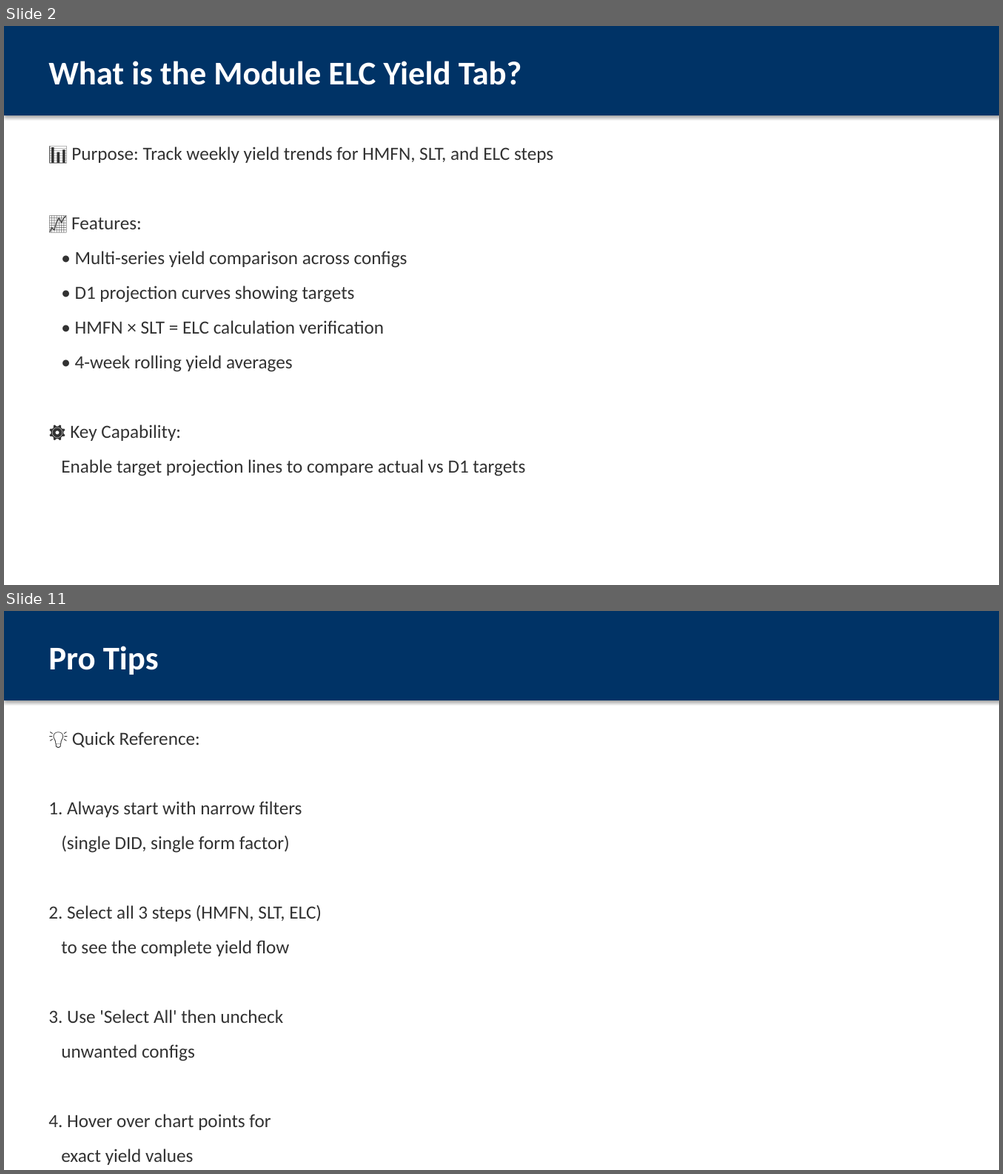
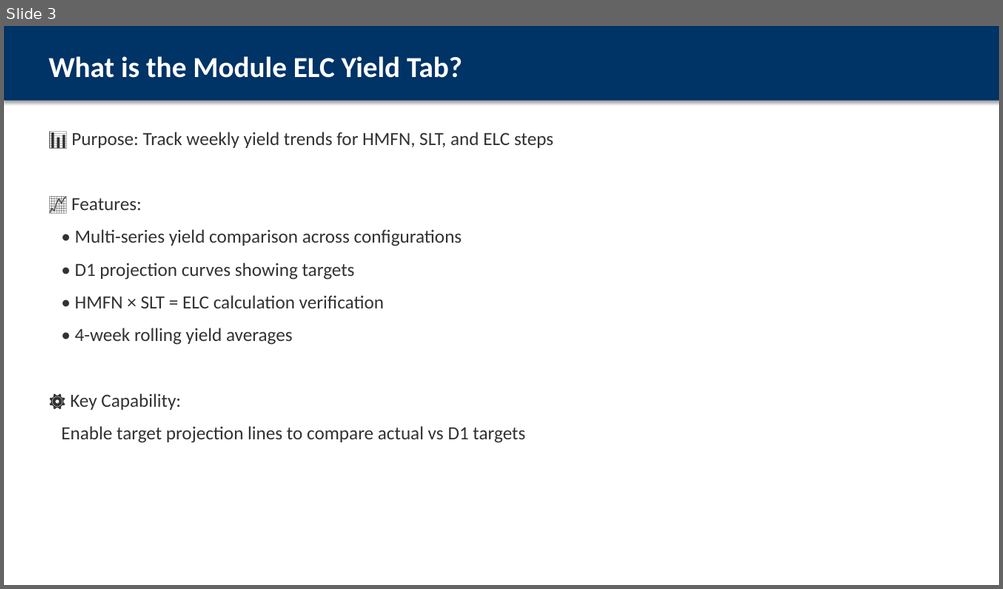
Before and after one commit to ASEGARAN/MODULE_YIELD_DASHBOARD, a slide deck: Module_ELC_Yield_User_Guide.pptx. Shown one above the other, each under a label of ours: slides 2 and 11 before the commit, slide 3 after it; the slides between them are not shown. The pictures are 1003x1174 and 1003x589 pixels, drawn with LibreOffice and Linux fonts; fonts in the diff are those of the drawing. Boxes give left, top, right and bottom in pixels: in the first picture for what was removed or moved away, otherwise in the second. Text is boxed around its words. In the diff, an @@ line names an element or a change of style, - is before the commit and + after.

```diff
--- a/Module_ELC_Yield_User_Guide.pptx
+++ b/Module_ELC_Yield_User_Guide.pptx
@@ slide 11 removed at box(4, 611, 999, 1170), background #FFFFFF @@
@@ rectangle removed at box(4, 611, 999, 701) @@
@@ text removed at box(48, 646, 159, 675) @@
-Pro Tips
@@ text removed at box(48, 732, 321, 1165) @@
-💡 Quick Reference:
-1. Always start with narrow filters
-(single DID, single form factor)
-2. Select all 3 steps (HMFN, SLT, ELC)
-to see the complete yield flow
-3. Use 'Select All' then uncheck
-unwanted configs
-4. Hover over chart points for
-exact yield values
-5. Use 4-week rolling average
-to smooth out weekly noise
@@ what was slide 2 is now slide 3 @@
@@ slide 3 changed as well @@
@@ rectangle: place and size @@
-rectangle at box(4, 26, 999, 116)
+rectangle at box(4, 26, 999, 101)
@@ text "What is the Module ELC ..." at box(48, 56, 462, 78): size 32 to 28 pt @@
@@ text "📊 Purpose: Track weekly yield ...": place and size @@
-text "📊 Purpose: Track weekly yield ..." at box(61, 147, 553, 477)
+text "📊 Purpose: Track weekly yield ..." at box(61, 132, 553, 443)
@@ text at box(61, 132, 553, 443): less space between paragraphs @@
@@ text at box(75, 230, 462, 247): text changed @@
-• Multi-series yield comparison across configs
+• Multi-series yield comparison across configurations
```
Also in this commit, not shown: 9 other slides changed, 1 slide added, 1 other slide removed, 2 other files.
